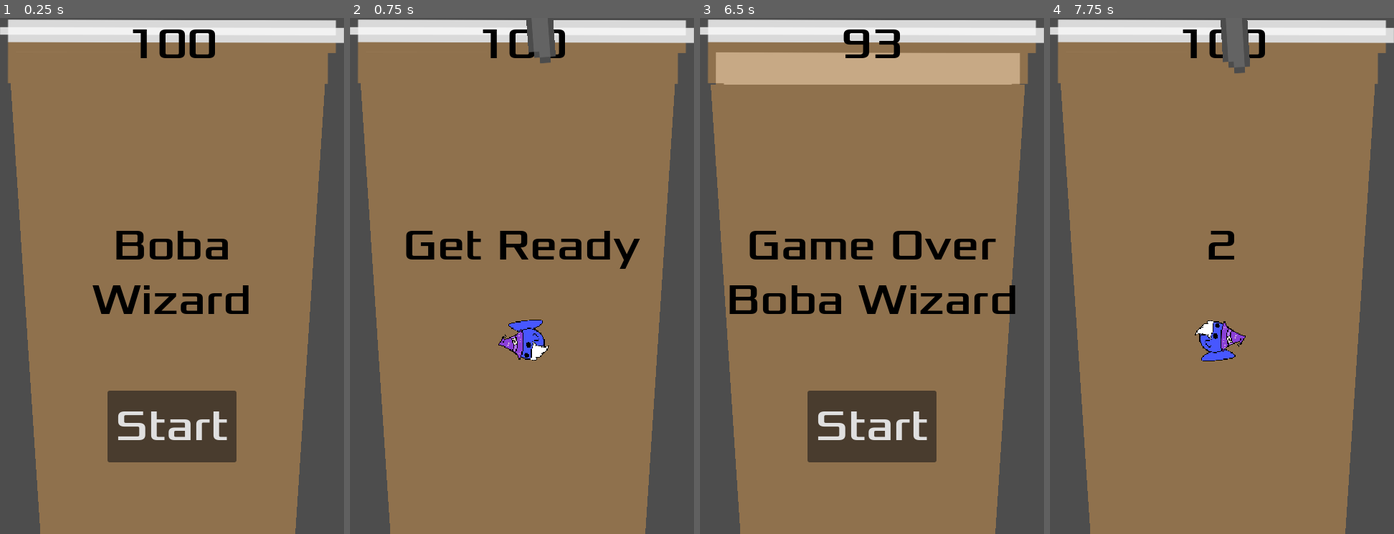
Above: before the commit, frames 1-4 (left to right).
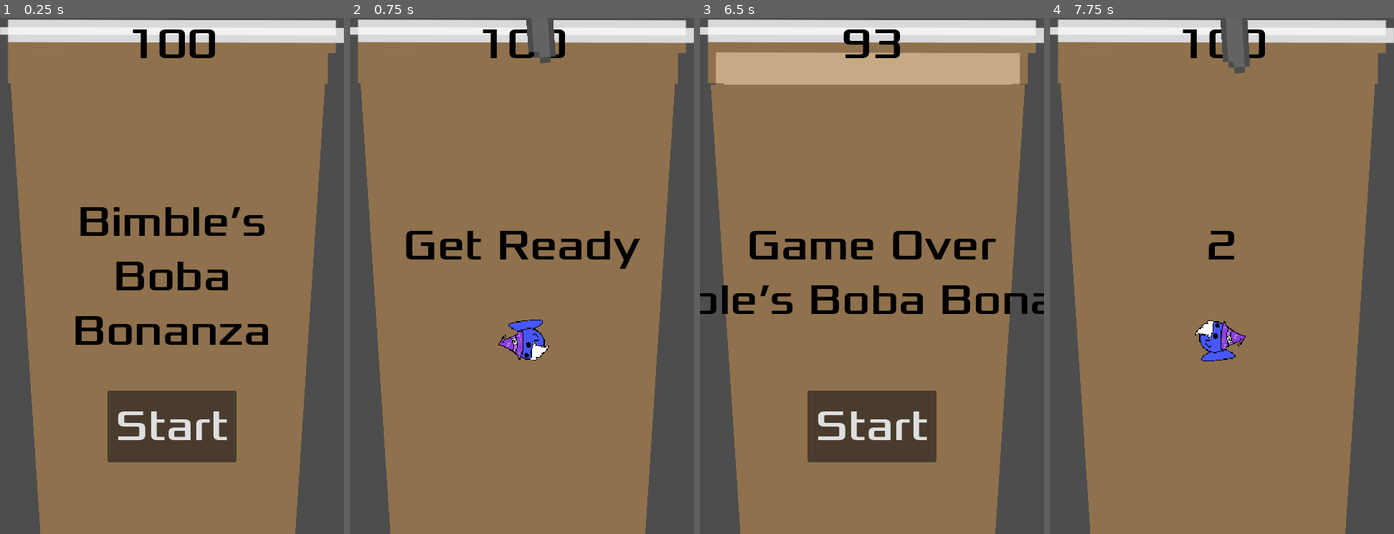
Above: after the commit, the same moments.

Repository: PaulThomasRowe/boba-tea-wizardry
Game: Godot game, scene res://main.tscn
The game is run twice, just before and just after one commit, with the same random seed, the same clock (stepped at 60 frames per second) and the same inputs. This scene is started directly instead of the project's main scene. Sound files missing from this copy of the repository are replaced by a short silence.
Inputs (mouse positions are in pixels of both pictures, inside the frame that each line leads up to):
- Up to frame 1 (0.25 s): no input
- Up to frame 2 (0.75 s): click "Start" at 0.5 s
- Up to frame 3 (6.5 s): tap Enter (start_game) at 1.25, 3.6 s; move the mouse to (947, 250) at 1.27 s; hold D (move_right) 1.28-2.03 s; hold Enter (start_game) 1.28-2.03 s; click (947, 250) at 1.42 s; move the mouse to (803, 301) at 2.02 s; hold S (move_down) 2.03-2.78 s; tap F (test_immunity) at 2.1, 4.35 s; move the mouse to (906, 162) at 2.77 s; hold D (move_right) 2.78-3.53 s; tap G (test_speed) at 2.85, 5.1 s; move the mouse to (854, 379) at 3.52 s; hold W (move_up) 3.53-4.28 s; click (854, 379) at 3.67 s; move the mouse to (975, 353) at 4.27 s; hold A (move_left) 4.28-5.78 s; move the mouse to (768, 198) at 5.02 s; move the mouse to (889, 276) at 5.77 s; hold S (move_down) from 5.78 s (still down); hold Enter (start_game) from 5.78 s (still down); click (889, 276) at 5.92 s
- Up to frame 4 (7.75 s): release S (move_down) at 6.5 s; release Enter (start_game) at 6.5 s; click "Start" at 6.5 s; move the mouse to (1170, 147) at 7.27 s; hold D (move_right) from 7.28 s (still down); tap F (test_immunity) at 7.35 s

The runs differ from the first frame. In frame 1, 5.2% of the frame differs, in the area x 21-78%, y 36-64%; in frame 2, nothing differs; in frame 3, 2.7%; in frame 4, nothing differs.

Commit message:
fix: fix project name (#74)
* fix: fix project name

* fix: update project name

---------

Co-authored-by: Jacques Zwielich <35075165+JAZwielich@users.noreply.github.com>

Diff:
--- a/falling_boba.tscn
+++ b/falling_boba.tscn
@@ -1,5 +1,4 @@
-[gd_scene load_steps=4 format=3 uid="uid://cmfy4hsvdw1f8"]
-
+[gd_scene load_steps=4 format=3 uid="uid://d2gnq5vk7r6iv"]
 [ext_resource type="Script" path="res://falling_boba.gd" id="1_0h0ex"]
 [ext_resource type="Texture2D" uid="uid://duow2p0ijwwvy" path="res://art/regular-boba.png" id="2_nlgxx"]
 
--- a/hud.gd
+++ b/hud.gd
@@ -13,7 +13,7 @@
 	$MessageTimer.start()
 
 func show_game_over():
-	show_message("Game Over\nBoba Wizard")
+	show_message("Game Over\nBimble’s Boba Bonanza")
 	await $MessageTimer.timeout
 
 func update_score(score):
--- a/hud.tscn
+++ b/hud.tscn
@@ -71,8 +71,9 @@
 theme_override_colors/font_color = Color(0, 0, 0, 1)
 theme_override_fonts/font = ExtResource("2_2jm3i")
 theme_override_font_sizes/font_size = 60
-text = "Boba
-Wizard"
+text = "Bimble’s
+Boba
+Bonanza"
 horizontal_alignment = 1
 
 [node name="StartButton" type="Button" parent="."]
--- a/project.godot
+++ b/project.godot
@@ -10,17 +10,12 @@
 
 [application]
 
-config/name="Dodge the Creeps"
-config/description="This is a simple game where your character must move
-and avoid the enemies for as long as possible.
-
-This is a finished version of the game featured in the 'Your first 2D game'
-tutorial in the documentation. For more details, consider
-following the tutorial in the documentation."
-config/tags=PackedStringArray("2d", "demo", "official")
+config/name="Bimble’s Boba Bonanza"
+config/description="It's a fast-paced arcade-style game where players control Bimble, a wizard trapped as a boba pearl in a magical drink. The goal is to survive being slurped by the evil wizard Malgrin by dodging obstacles and the moving straw until the drink is finished."
+config/tags=PackedStringArray("2d")
 run/main_scene="res://IntroCutscene/IntroScene1.tscn"
 config/features=PackedStringArray("4.3")
-config/icon="res://icon.webp"
+config/icon="res://art/boba_milk_tea.png"
 
 [display]
 
@@ -32,7 +27,7 @@
 
 [dotnet]
 
-project/assembly_name="Dodge the Creeps"
+project/assembly_name="Bimble’s Boba Bonanza"
 
 [input]
 
Not shown: 1 places in ice_bomb.tscn that only renumber resources
Not shown: 1 places in main.tscn that only renumber resources
